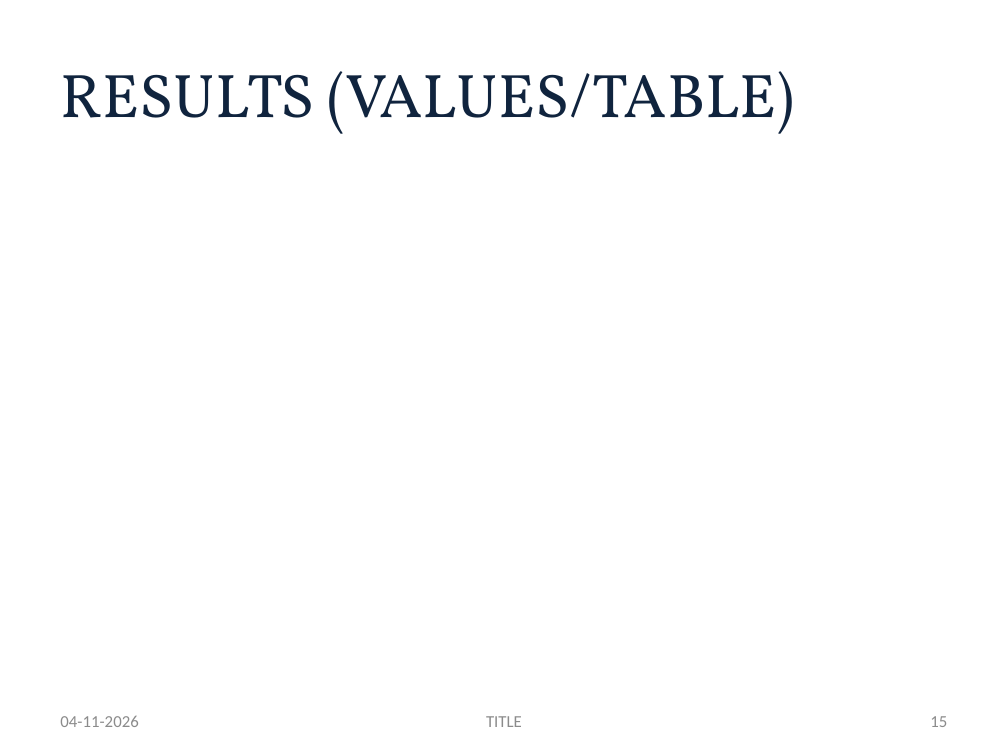
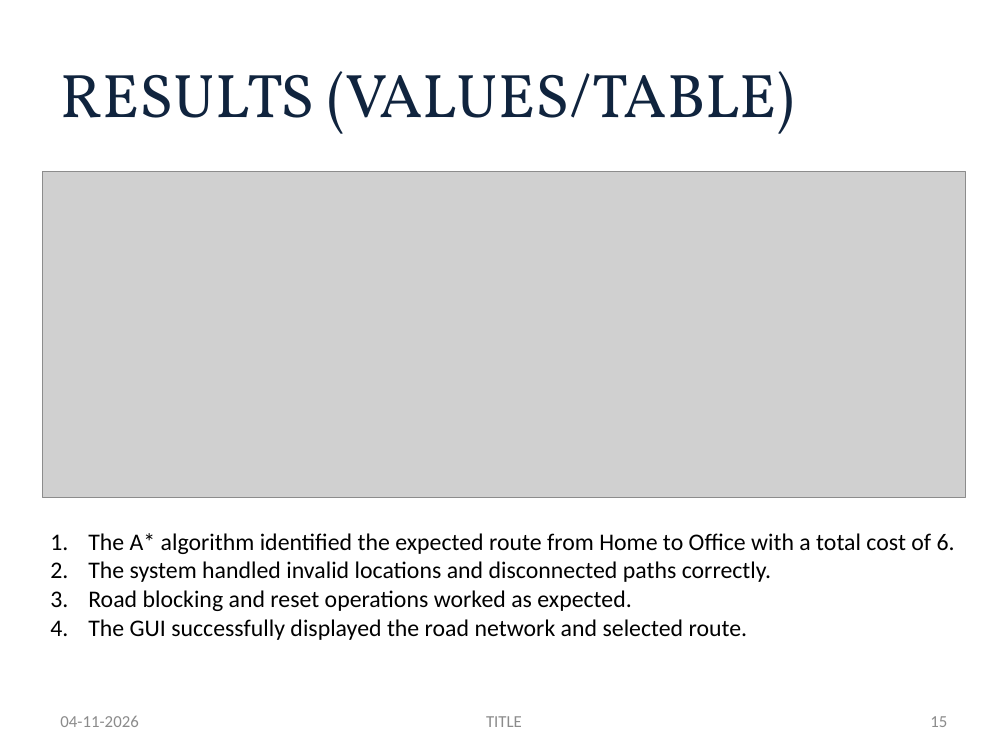
Before and after one commit to Abenanthan/FOAI-Navigation-System, a slide deck: slide 15 of FOAI Project PPT.pptx. Drawn at 1008x756 pixels with LibreOffice and Linux fonts; fonts in the diff are those of the drawing; grey boxes stand for pictures. Boxes give left, top, right and bottom in pixels: in the first picture for what was removed or moved away, otherwise in the second. Text is boxed around its words. In the diff, an @@ line names an element or a change of style, - is before the commit and + after.

```diff
--- a/FOAI Project PPT.pptx
+++ b/FOAI Project PPT.pptx
@@ picture added at (x1=42, y1=171, x2=966, y2=497) @@
@@ text added at (x1=88, y1=533, x2=955, y2=640), 17 pt, text #000000 @@
+1. The A* algorithm identified the expected route from Home to Office with a total cost of 6.
+2. The system handled invalid locations and disconnected paths correctly.
+3. Road blocking and reset operations worked as expected.
+4. The GUI successfully displayed the road network and selected route.
```
Also in this commit, not shown: 15 other slides changed, 3 slides added, 3 slides removed.
